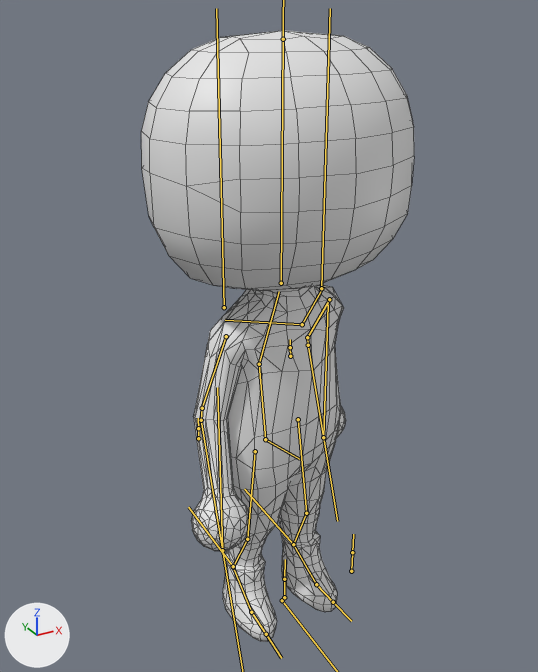
Two versions of the FBX model TI3 - Vet/Assets/Models/PersonagensPrefab/personagem.fbx, one commit apart.
The view is the same before and after, from a 50 mm camera at (-0.91, -1.569, 1.701) aimed at (-0.003, 0.079, 0.877). Every picture has the same lights, and +X, +Y and +Z are marked at lower left. Both versions are drawn at frame 22 of the action 'Armature|normal'; the numbers are the values there. The bones that bend it are drawn over the model as lines. Mesh edges are drawn as thin lines.

Objects in the first picture: 'personagemmoude.001'.
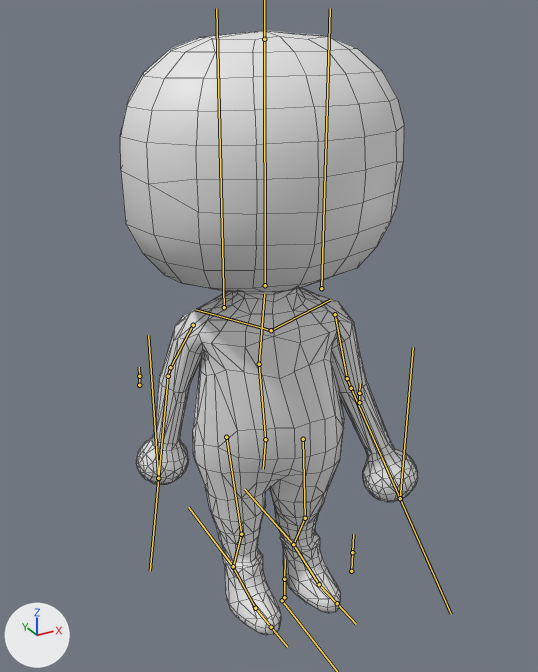
Location of each change, [x1, y1, x2, y2] in pixels of the pictures (538 x 672 px):
```json
{"object": "personagemmoude.001", "change": "posed", "before": [141, 30, 414, 642], "after": [120, 31, 418, 635], "on screen": "9% wider"}
{"bone": "colunacima", "before": "(259, 364) to (279, 291)", "after": "(259, 364) to (264, 294)"}
{"bone": "braco.L", "before": "(329, 299) to (307, 337)", "after": "(335, 314) to (347, 378)"}
{"bone": "cintura.005", "before": "(281, 283) to (283, 39)", "after": "(265, 285) to (264, 39)"}
{"bone": "braco.R", "before": "(226, 336) to (202, 408)", "after": "(193, 325) to (170, 367)"}
{"bone": "cotovelo.R", "before": "(202, 408) to (201, 420)", "after": "(170, 367) to (168, 376)"}
{"bone": "antebraco.R", "before": "(201, 420) to (222, 550)", "after": "(168, 376) to (158, 478)"}
{"bone": "cintura", "before": "(265, 439) to (299, 459)", "after": "(265, 439) to (263, 469)"}
{"bone": "coxa.L", "before": "(298, 419) to (306, 513)", "after": "(303, 439) to (305, 518)"}
{"bone": "canela.L", "before": "(306, 513) to (293, 544)", "after": "(305, 518) to (293, 544)"}
{"bone": "coxa.R", "before": "(255, 451) to (247, 539)", "after": "(226, 437) to (241, 534)"}
{"bone": "canela.R", "before": "(247, 539) to (233, 567)", "after": "(241, 534) to (233, 567)"}
```

The change, as JSON lines over the scene's bpy script:
```json
{"block": "bone_colunacima", "where": "bone_colunacima = bpy.data.objects['Armature'].pose.bones['colunacima']  # child of 'colunabaixo'"}
{"op": "set", "path": "bone_colunacima.rotation_quaternion", "old": "(0.992, 0.0, 0.117, -0.038)", "new": "(0.988, 0.0, -0.145, 0.047)", "note": "degrees (0, 13, -4) -> degrees (-1, -17, 6)"}
{"block": "bone_braco_l", "where": "bone_braco_l = bpy.data.objects['Armature'].pose.bones['braco.L']  # child of 'clavicula.L'"}
{"op": "set", "path": "bone_braco_l.rotation_quaternion", "old": "(0.78, -0.491, 0.373, 0.102)", "new": "(0.842, -0.527, 0.114, -0.003)", "note": "degrees (-71, 43, -16) -> degrees (-65, 11, -7)"}
{"block": "bone_cintura_005", "where": "bone_cintura_005 = bpy.data.objects['Armature'].pose.bones['cintura.005']  # child of 'colunacima'"}
{"op": "set", "path": "bone_cintura_005.rotation_quaternion", "old": "(0.996, 0.0, -0.087, 0.0)", "new": "(0.994, 0.0, 0.109, 0.0)", "note": "degrees (0, -10, 0) -> degrees (0, 12, 0)"}
{"block": "bone_braco_r", "where": "bone_braco_r = bpy.data.objects['Armature'].pose.bones['braco.R']  # child of 'clavicula.R'"}
{"op": "set", "path": "bone_braco_r.rotation_quaternion", "old": "(0.827, -0.542, -0.141, -0.041)", "new": "(0.781, -0.483, -0.387, -0.079)", "note": "degrees (-67, -16, 5) -> degrees (-71, -43, 20)"}
{"block": "bone_cotovelo_r", "where": "bone_cotovelo_r = bpy.data.objects['Armature'].pose.bones['cotovelo.R']  # child of 'braco.R'"}
{"op": "set", "path": "bone_cotovelo_r.rotation_quaternion", "old": "(0.994, 0.022, 0.006, 0.106)", "new": "(0.998, 0.012, 0.004, 0.06)", "note": "degrees (3, 0, 12) -> degrees (1, 0, 7)"}
{"block": "bone_antebraco_r", "where": "bone_antebraco_r = bpy.data.objects['Armature'].pose.bones['antebraco.R']  # child of 'cotovelo.R'"}
{"op": "set", "path": "bone_antebraco_r.rotation_quaternion", "old": "(0.993, 0.014, 0.0, 0.115)", "new": "(0.998, 0.008, 0.0, 0.065)", "note": "degrees (2, 0, 13) -> degrees (1, 0, 7)"}
{"block": "bone_cintura", "where": "bone_cintura = bpy.data.objects['Armature'].pose.bones['cintura']  # child of 'meio'"}
{"op": "set", "path": "bone_cintura.rotation_quaternion", "old": "(0.975, 0.0, -0.042, -0.22)", "new": "(0.961, 0.0, 0.051, 0.27)", "note": "degrees (1, -5, -25) -> degrees (2, 6, 31)"}
{"block": "bone_coxa_l", "where": "bone_coxa_l = bpy.data.objects['Armature'].pose.bones['coxa.L']  # child of 'cintura'"}
{"op": "set", "path": "bone_coxa_l.rotation_quaternion", "old": "(0.972, -0.062, 0.223, 0.045)", "new": "(0.95, 0.095, -0.293, -0.048)", "note": "degrees (-6, 26, 4) -> degrees (14, -33, -10)"}
{"block": "bone_canela_l", "where": "bone_canela_l = bpy.data.objects['Armature'].pose.bones['canela.L']  # child of 'coxa.L'"}
{"op": "set", "path": "bone_canela_l.rotation_quaternion", "old": "(1.0, 0.028, 0.0, 0.0)", "new": "(0.996, -0.089, 0.0, 0.0)", "note": "degrees (3, 0, 0) -> degrees (-10, 0, 0)"}
{"block": "bone_coxa_r", "where": "bone_coxa_r = bpy.data.objects['Armature'].pose.bones['coxa.R']  # child of 'cintura'"}
{"op": "set", "path": "bone_coxa_r.rotation_quaternion", "old": "(0.968, 0.074, 0.237, 0.041)", "new": "(0.958, -0.073, -0.272, -0.055)", "note": "degrees (11, 27, 7) -> degrees (-8, -32, -4)"}
{"block": "bone_canela_r", "where": "bone_canela_r = bpy.data.objects['Armature'].pose.bones['canela.R']  # child of 'coxa.R'"}
{"op": "set", "path": "bone_canela_r.rotation_quaternion", "old": "(0.998, -0.063, 0.0, 0.0)", "new": "(1.0, 0.027, 0.0, 0.0)", "note": "degrees (-7, 0, 0) -> degrees (3, 0, 0)"}
```
